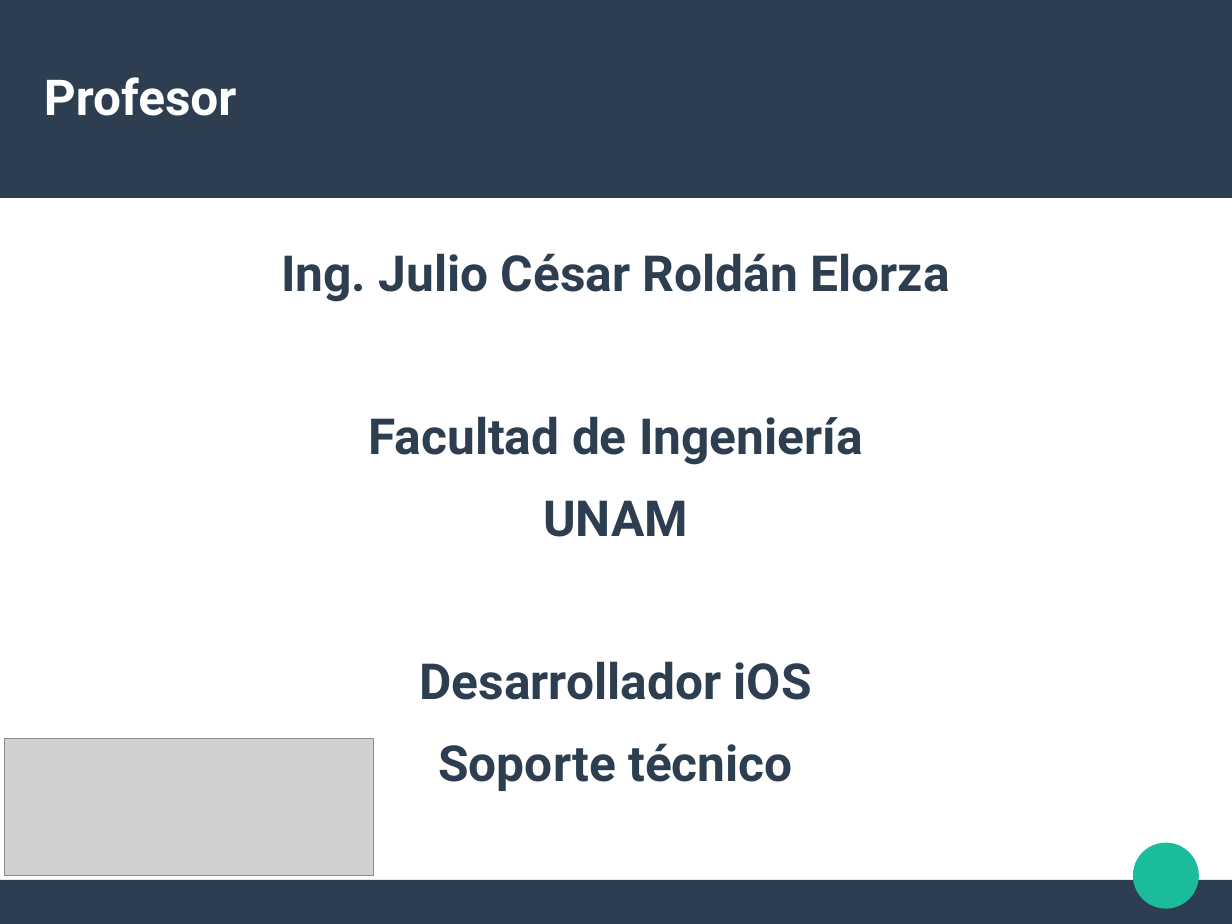
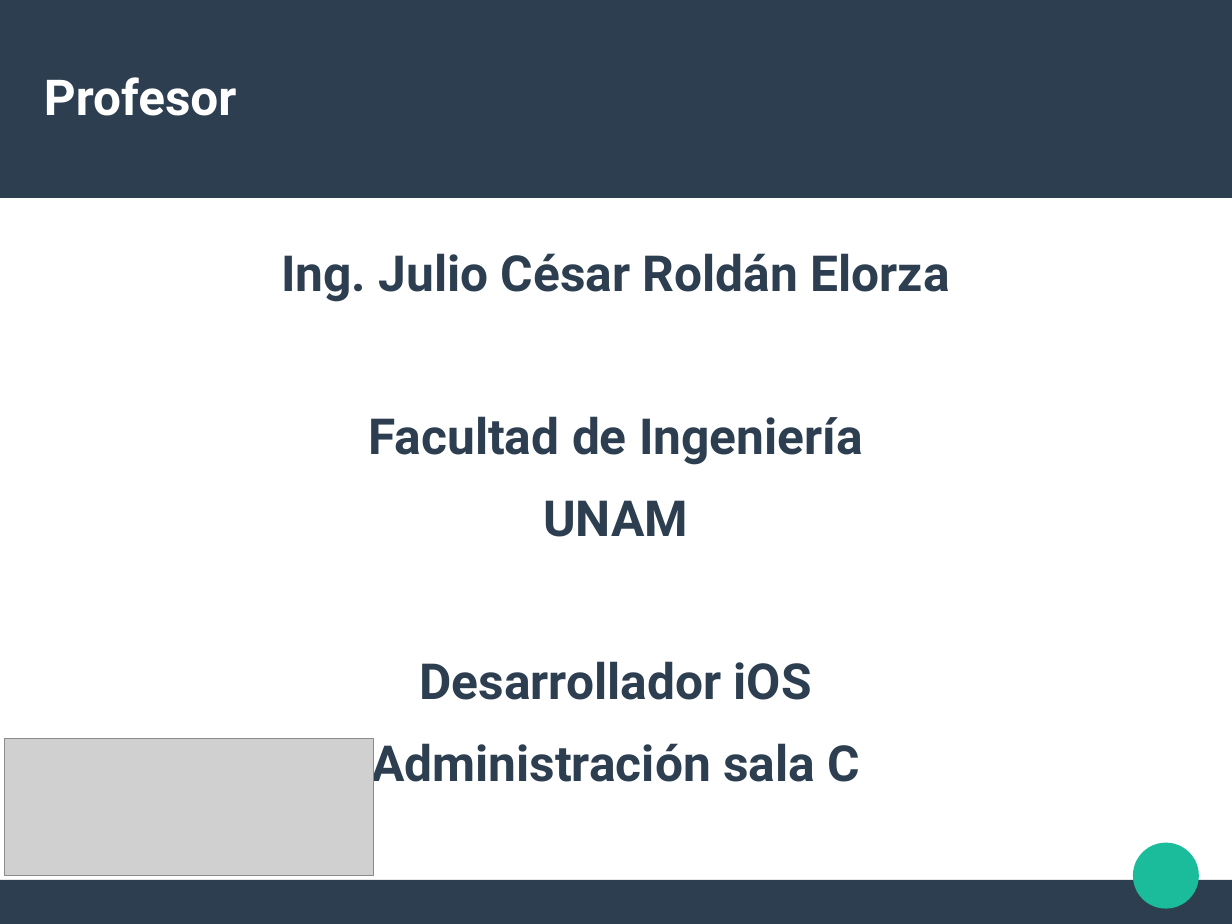
Before and after one commit to liowiki/EDA1-20192, a slide deck: slide 2 of Presentacion.odp. Drawn at 1232x924 pixels with LibreOffice and Linux fonts; fonts in the diff are those of the drawing; grey boxes stand for pictures. Boxes give left, top, right and bottom in pixels: in the first picture for what was removed or moved away, otherwise in the second. Text is boxed around its words. In the diff, an @@ line names an element or a change of style, - is before the commit and + after.

```diff
--- a/Presentacion.odp
+++ b/Presentacion.odp
@@ text at box(371, 738, 860, 792): text changed @@
-Soporte técnico
+Administración sala C
```
Also in this commit, not shown: 3 other slides changed.
